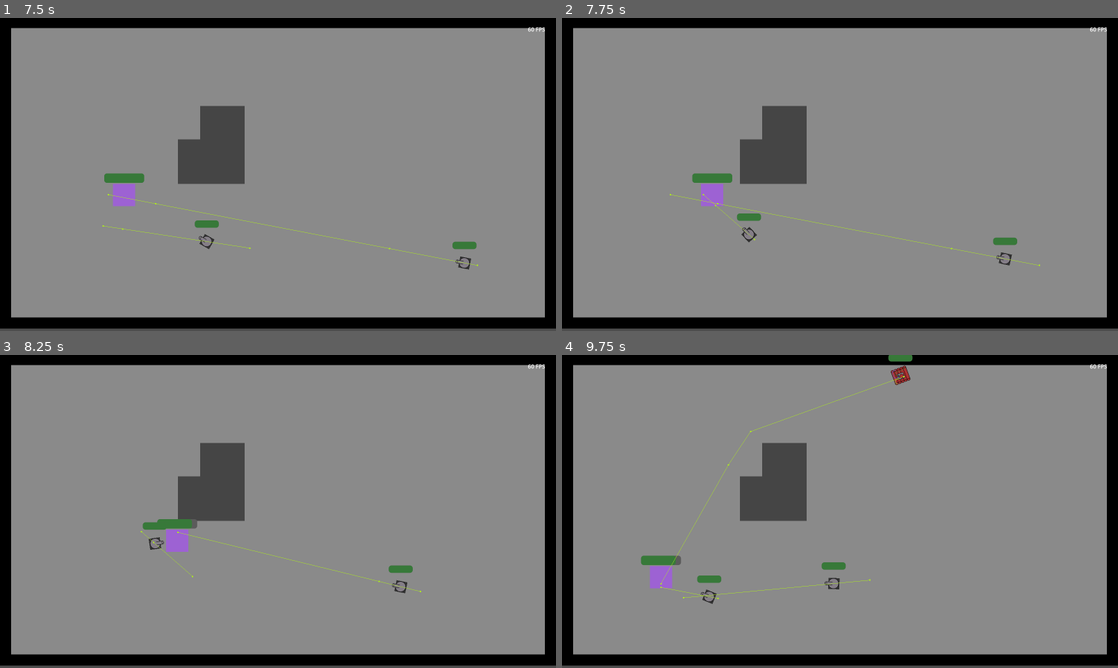
Above: before the commit, frames 1-4 (two rows, left to right).
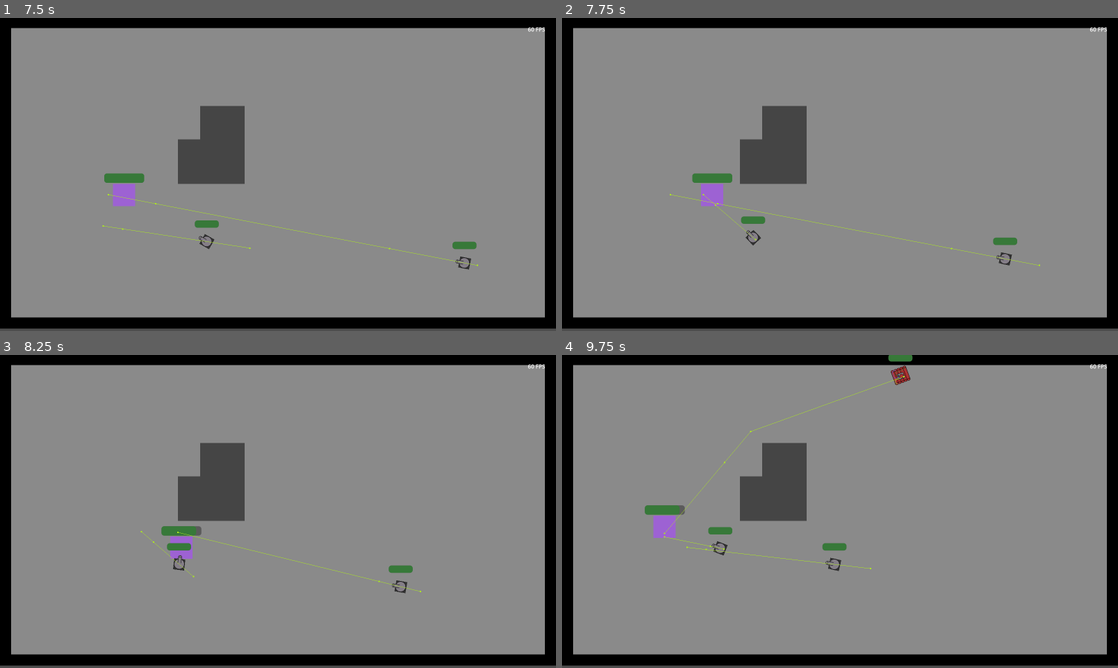
Above: after the commit, the same moments.

Repository: MikeBeasterfeld/bezerk-godot
Game: Godot game, scene res://level/gameboard.tscn
Same seed, same stepped clock (60 frames per second), same inputs: the game is played once before the commit and once after it.
Inputs:
- Up to frame 1 (7.5 s): tap Enter at 0.5 s; hold D (ui_right) 0.53-1.28 s; hold S (ui_down) 1.28-2.03 s; hold D (ui_right) 2.03-2.78 s; hold W (ui_up) 2.78-3.53 s; tap Space at 3.5 s; hold A (ui_left) 3.53-5.03 s; hold S (ui_down) 5.03-5.78 s; hold D (ui_right) 5.78-6.53 s; hold W (ui_up) 6.53-7.28 s; hold D (ui_right) from 7.28 s (still down)
- Up to frame 2 (7.75 s): keep holding D (ui_right)
- Up to frame 3 (8.25 s): release D (ui_right) at 8.03 s; hold S (ui_down) from 8.03 s (still down)
- Up to frame 4 (9.75 s): release S (ui_down) at 8.78 s; hold A (ui_left) 8.78-9.53 s; hold W (ui_up) from 9.53 s (still down)

Frame 1 is identical in both runs. In frame 2, 0.2% of the frame differs, in the area x 26-37%, y 57-73%; in frame 3, 0.8%; in frame 4, 1.9%, in the area x 14-56%, y 25-80%.

Commit message:
Shooty bot slower when closer to player

Diff:
--- a/enemy/shooty_bot.gd
+++ b/enemy/shooty_bot.gd
@@ -19,8 +19,15 @@
 	loot_table.tier_1_drop_chance = 100.0
 
 func _physics_process(delta: float) -> void:
+	print("Target distance ", position.distance_to(target.position))
+
+	var current_speed = speed
+
+	if (position.distance_to(target.position) < 200):
+		current_speed = 100
+
 	var direction = to_local(navigation_agent_2d.get_next_path_position()).normalized()
-	var movement = speed * direction * delta
+	var movement = current_speed * direction * delta
 
 	move_and_collide(movement)
 	turrent.look_at(target.position)
